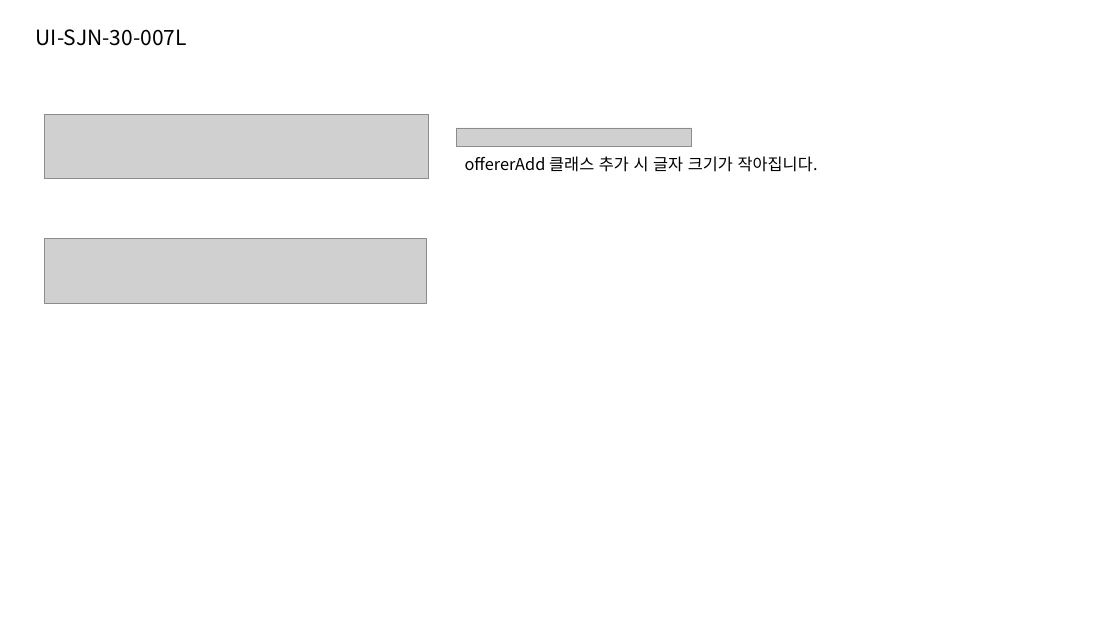
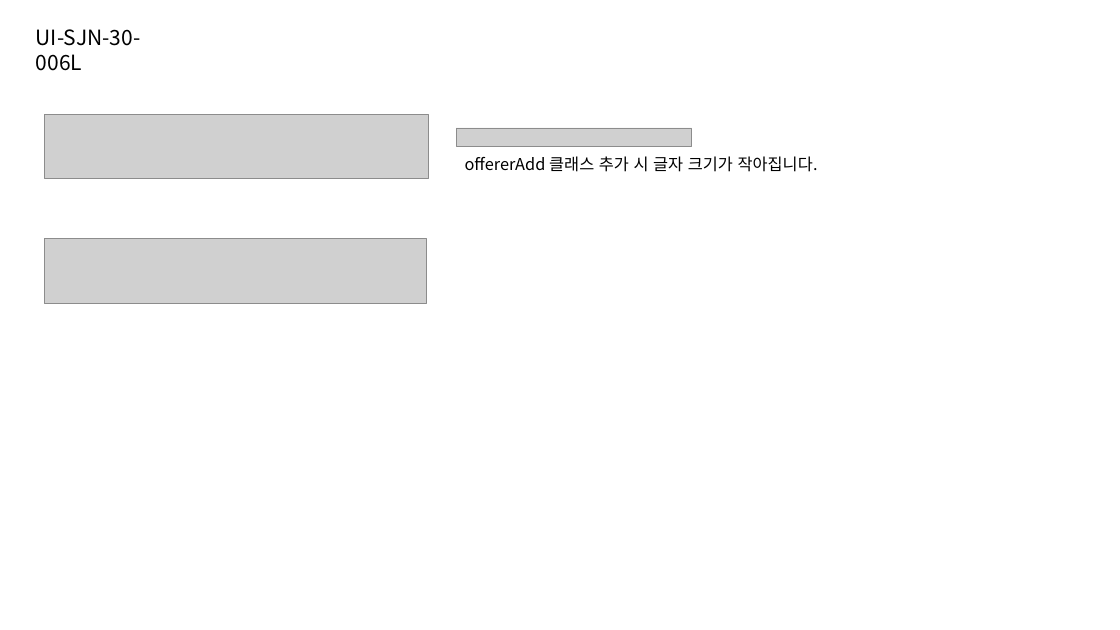
Before and after one commit to jeoungGyy/sejong, a slide deck: slide 2 of ppt/06-10.pptx. Drawn at 1120x630 pixels with LibreOffice and Linux fonts; fonts in the diff are those of the drawing; grey boxes stand for pictures. Boxes give left, top, right and bottom in pixels: in the first picture for what was removed or moved away, otherwise in the second. Text is boxed around its words. In the diff, an @@ line names an element or a change of style, - is before the commit and + after.

```diff
--- a/ppt/06-10.pptx
+++ b/ppt/06-10.pptx
@@ text at [36,29,141,71]: text changed @@
-UI-SJN-30-007L
+UI-SJN-30-006L
```
Also in this commit, not shown: 1 other file.
